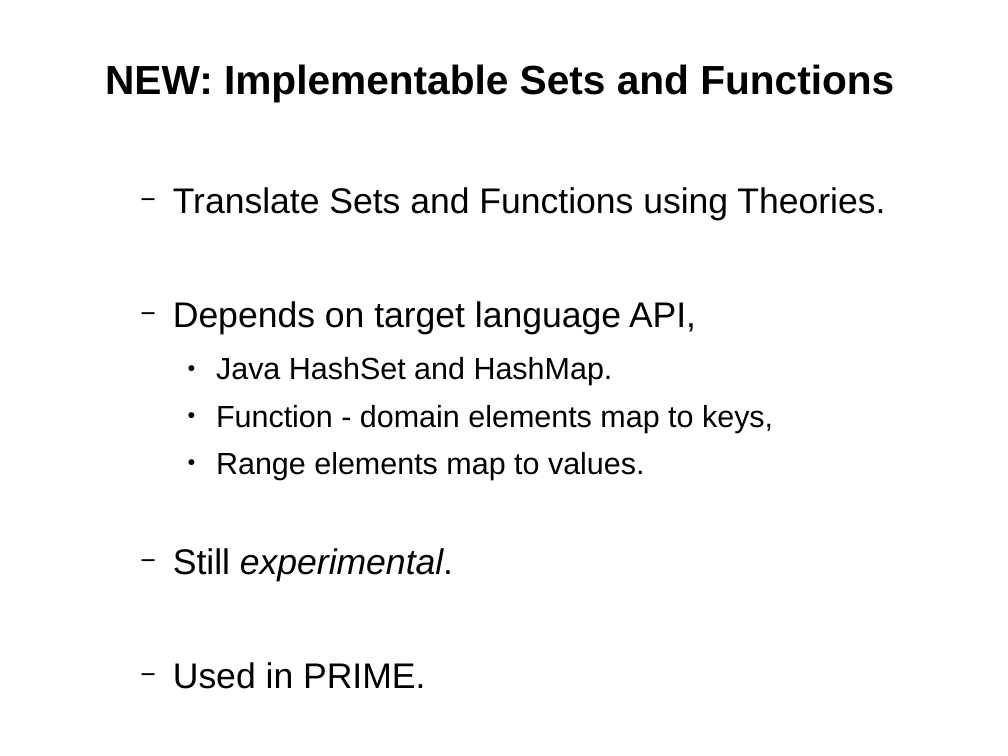
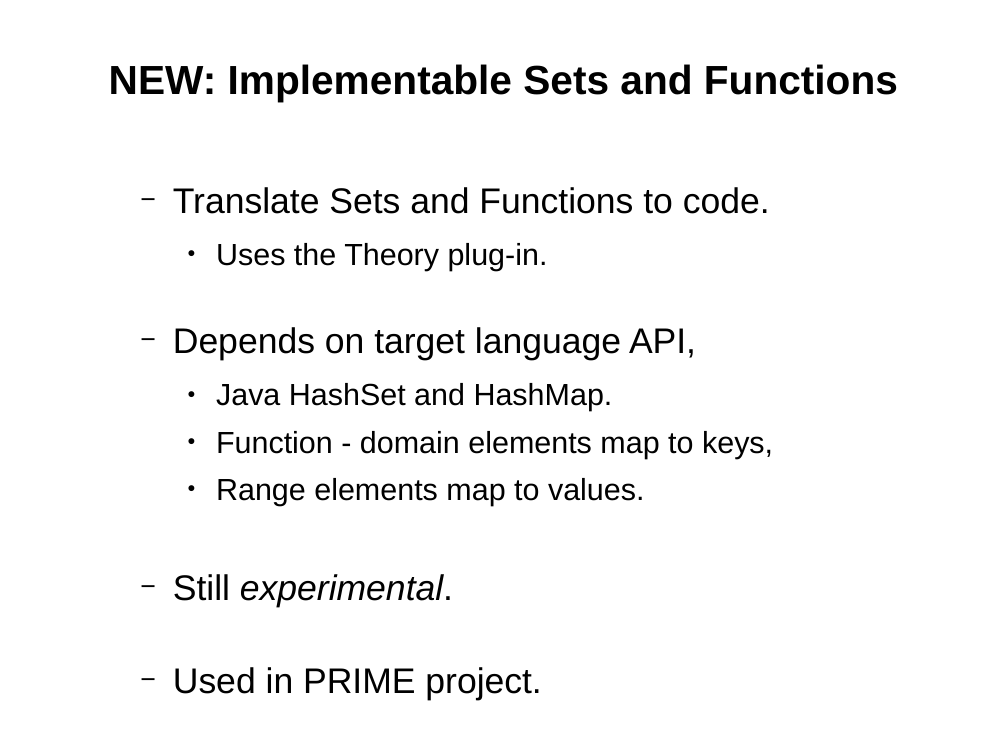
Before and after one commit to weetmuts/rodin-b-sharp-iUML_B_Utils, a slide deck: slide 12 of work/store/Writing/RUDW2014(accepted)/presentation/RUDW2014presentation.odp (slide 11 before the commit). Drawn at 1008x756 pixels with LibreOffice and Linux fonts; fonts in the diff are those of the drawing. Boxes give left, top, right and bottom in pixels: in the first picture for what was removed or moved away, otherwise in the second. Text is boxed around its words. In the diff, an @@ line names an element or a change of style, - is before the commit and + after.

```diff
--- a/work/store/Writing/RUDW2014(accepted)/presentation/RUDW2014presentation.odp
+++ b/work/store/Writing/RUDW2014(accepted)/presentation/RUDW2014presentation.odp
@@ text at [173, 187, 770, 271]: text changed @@
-  − Translate Sets and Functions using Theories.
+  − Translate Sets and Functions to code.
+    ● Uses the Theory plug-in.
@@ text at [173, 667, 541, 700]: text changed @@
-  − Used in PRIME.
+  − Used in PRIME project.
```
Also in this commit, not shown: 5 other slides changed, 1 slide added, 6 other files.
